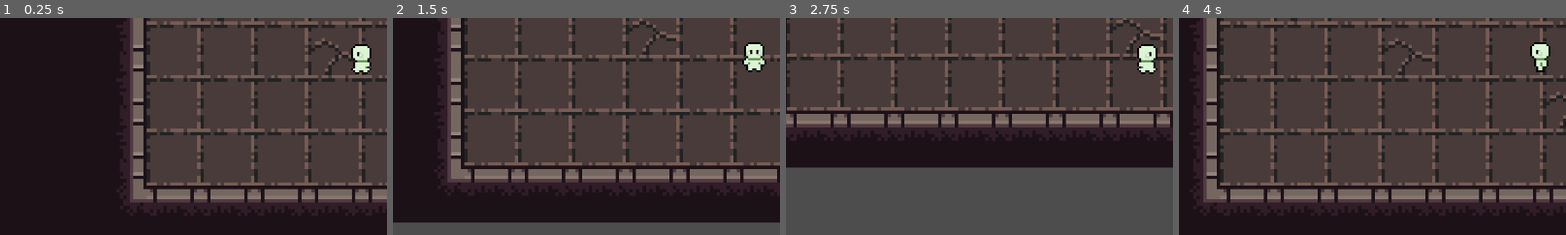
Above: before the commit, frames 1-4 (left to right).
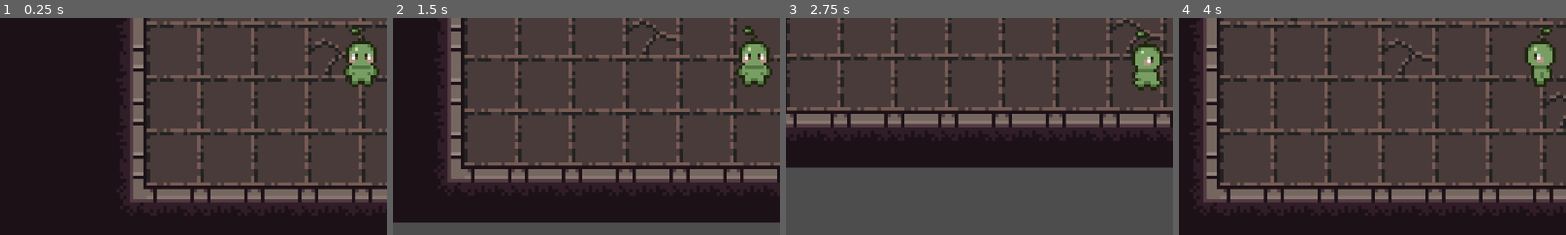
Above: after the commit, the same moments.

Repository: ztacio/ELO
Game: Godot game, scene res://scenes/stage.tscn
Same seed, same stepped clock (60 frames per second), same inputs: the game is played once before the commit and once after it.
Inputs:
- Up to frame 1 (0.25 s): no input
- Up to frame 2 (1.5 s): tap Enter at 0.5 s; hold D (move_right) 0.53-1.28 s; hold S (move_down) from 1.28 s (still down)
- Up to frame 3 (2.75 s): release S (move_down) at 2.03 s; hold D (move_right) from 2.03 s (still down)
- Up to frame 4 (4 s): release D (move_right) at 2.78 s; hold W (move_up) 2.78-3.53 s; hold A (move_left) from 3.53 s (still down)
The pictures show only the part of the screen within x 3-53%, y 41-91%; the shares and areas given below are measured in that part.

The runs differ from the first frame. In frame 1, 1.5% of the frame differs, in the area x 88-98%, y 4-32%; in frame 2, 1.6%, in the area x 88-98%, y 3-32%; in frame 3, 1.5%; in frame 4, 1.3%.

Commit message:
Added elo frames in game

Diff:
--- a/scenes/player.tscn
+++ b/scenes/player.tscn
@@ -1,90 +1,87 @@
-[gd_scene load_steps=22 format=3 uid="uid://dyeve2eak7pwa"]
+[gd_scene format=3 uid="uid://dyeve2eak7pwa"]
 
-[ext_resource type="Texture2D" uid="uid://ujm77gfipql6" path="res://resources/elo.png" id="1_3vyb7"]
 [ext_resource type="Script" uid="uid://bfw0n3601tl24" path="res://scripts/player.gd" id="1_g2els"]
-
-[sub_resource type="AtlasTexture" id="AtlasTexture_g2els"]
-atlas = ExtResource("1_3vyb7")
-region = Rect2(0, 64, 16, 16)
+[ext_resource type="Texture2D" uid="uid://bps8eg1lou74l" path="res://resources/Improved Elo Character Framesheet.png" id="2_g2els"]
 
 [sub_resource type="AtlasTexture" id="AtlasTexture_qhqgy"]
-atlas = ExtResource("1_3vyb7")
-region = Rect2(0, 0, 16, 16)
+atlas = ExtResource("2_g2els")
+region = Rect2(0, 0, 84, 84)
 
 [sub_resource type="AtlasTexture" id="AtlasTexture_dqkch"]
-atlas = ExtResource("1_3vyb7")
-region = Rect2(16, 0, 16, 16)
+atlas = ExtResource("2_g2els")
+region = Rect2(0, 0, 84, 84)
 
 [sub_resource type="AtlasTexture" id="AtlasTexture_qlg0r"]
-atlas = ExtResource("1_3vyb7")
-region = Rect2(32, 0, 16, 16)
+atlas = ExtResource("2_g2els")
+region = Rect2(84, 0, 84, 84)
 
 [sub_resource type="AtlasTexture" id="AtlasTexture_tuyoq"]
-atlas = ExtResource("1_3vyb7")
-region = Rect2(48, 0, 16, 16)
+atlas = ExtResource("2_g2els")
+region = Rect2(168, 0, 84, 84)
 
 [sub_resource type="AtlasTexture" id="AtlasTexture_fjrip"]
-atlas = ExtResource("1_3vyb7")
-region = Rect2(0, 48, 16, 16)
+atlas = ExtResource("2_g2els")
+region = Rect2(252, 0, 84, 84)
 
 [sub_resource type="AtlasTexture" id="AtlasTexture_smehm"]
-atlas = ExtResource("1_3vyb7")
-region = Rect2(16, 48, 16, 16)
+atlas = ExtResource("2_g2els")
+region = Rect2(0, 252, 84, 84)
 
 [sub_resource type="AtlasTexture" id="AtlasTexture_ur7pv"]
-atlas = ExtResource("1_3vyb7")
-region = Rect2(32, 48, 16, 16)
+atlas = ExtResource("2_g2els")
+region = Rect2(84, 252, 84, 84)
 
 [sub_resource type="AtlasTexture" id="AtlasTexture_y4r1p"]
-atlas = ExtResource("1_3vyb7")
-region = Rect2(48, 48, 16, 16)
+atlas = ExtResource("2_g2els")
+region = Rect2(168, 252, 84, 84)
 
 [sub_resource type="AtlasTexture" id="AtlasTexture_d2wvv"]
-atlas = ExtResource("1_3vyb7")
-region = Rect2(0, 32, 16, 16)
+atlas = ExtResource("2_g2els")
+region = Rect2(252, 252, 84, 84)
 
 [sub_resource type="AtlasTexture" id="AtlasTexture_3v2ag"]
-atlas = ExtResource("1_3vyb7")
-region = Rect2(16, 32, 16, 16)
+atlas = ExtResource("2_g2els")
+region = Rect2(0, 168, 84, 84)
 
 [sub_resource type="AtlasTexture" id="AtlasTexture_jej6c"]
-atlas = ExtResource("1_3vyb7")
-region = Rect2(32, 32, 16, 16)
+atlas = ExtResource("2_g2els")
+region = Rect2(84, 168, 84, 84)
 
 [sub_resource type="AtlasTexture" id="AtlasTexture_f1ej7"]
-atlas = ExtResource("1_3vyb7")
-region = Rect2(48, 32, 16, 16)
+atlas = ExtResource("2_g2els")
+region = Rect2(168, 168, 84, 84)
 
 [sub_resource type="AtlasTexture" id="AtlasTexture_oprun"]
-atlas = ExtResource("1_3vyb7")
-region = Rect2(0, 16, 16, 16)
+atlas = ExtResource("2_g2els")
+region = Rect2(252, 168, 84, 84)
 
 [sub_resource type="AtlasTexture" id="AtlasTexture_a8ls1"]
-atlas = ExtResource("1_3vyb7")
-region = Rect2(16, 16, 16, 16)
+atlas = ExtResource("2_g2els")
+region = Rect2(0, 84, 84, 84)
 
 [sub_resource type="AtlasTexture" id="AtlasTexture_qfm1y"]
-atlas = ExtResource("1_3vyb7")
-region = Rect2(32, 16, 16, 16)
+atlas = ExtResource("2_g2els")
+region = Rect2(84, 84, 84, 84)
 
 [sub_resource type="AtlasTexture" id="AtlasTexture_fulsm"]
-atlas = ExtResource("1_3vyb7")
-region = Rect2(48, 16, 16, 16)
+atlas = ExtResource("2_g2els")
+region = Rect2(168, 84, 84, 84)
+
+[sub_resource type="AtlasTexture" id="AtlasTexture_4r5pv"]
+atlas = ExtResource("2_g2els")
+region = Rect2(252, 84, 84, 84)
 
 [sub_resource type="SpriteFrames" id="SpriteFrames_4r5pv"]
 animations = [{
 "frames": [{
 "duration": 1.0,
-"texture": SubResource("AtlasTexture_g2els")
+"texture": SubResource("AtlasTexture_qhqgy")
 }],
 "loop": true,
 "name": &"idle",
 "speed": 5.0
 }, {
 "frames": [{
-"duration": 1.0,
-"texture": SubResource("AtlasTexture_qhqgy")
-}, {
 "duration": 1.0,
 "texture": SubResource("AtlasTexture_dqkch")
 }, {
@@ -93,15 +90,15 @@
 }, {
 "duration": 1.0,
 "texture": SubResource("AtlasTexture_tuyoq")
+}, {
+"duration": 1.0,
+"texture": SubResource("AtlasTexture_fjrip")
 }],
 "loop": true,
 "name": &"move_down",
 "speed": 5.0
 }, {
 "frames": [{
-"duration": 1.0,
-"texture": SubResource("AtlasTexture_fjrip")
-}, {
 "duration": 1.0,
 "texture": SubResource("AtlasTexture_smehm")
 }, {
@@ -110,15 +107,15 @@
 }, {
 "duration": 1.0,
 "texture": SubResource("AtlasTexture_y4r1p")
+}, {
+"duration": 1.0,
+"texture": SubResource("AtlasTexture_d2wvv")
 }],
 "loop": true,
 "name": &"move_left",
 "speed": 5.0
 }, {
 "frames": [{
-"duration": 1.0,
-"texture": SubResource("AtlasTexture_d2wvv")
-}, {
 "duration": 1.0,
 "texture": SubResource("AtlasTexture_3v2ag")
 }, {
@@ -127,15 +124,15 @@
 }, {
 "duration": 1.0,
 "texture": SubResource("AtlasTexture_f1ej7")
+}, {
+"duration": 1.0,
+"texture": SubResource("AtlasTexture_oprun")
 }],
 "loop": true,
 "name": &"move_right",
 "speed": 5.0
 }, {
 "frames": [{
-"duration": 1.0,
-"texture": SubResource("AtlasTexture_oprun")
-}, {
 "duration": 1.0,
 "texture": SubResource("AtlasTexture_a8ls1")
 }, {
@@ -144,6 +141,9 @@
 }, {
 "duration": 1.0,
 "texture": SubResource("AtlasTexture_fulsm")
+}, {
+"duration": 1.0,
+"texture": SubResource("AtlasTexture_4r5pv")
 }],
 "loop": true,
 "name": &"move_up",
@@ -153,16 +153,19 @@
 [sub_resource type="CircleShape2D" id="CircleShape2D_qhqgy"]
 radius = 6.0
 
-[node name="player" type="CharacterBody2D"]
+[node name="player" type="CharacterBody2D" unique_id=1263031042]
 scale = Vector2(3, 3)
 script = ExtResource("1_g2els")
 
-[node name="AnimatedSprite2D" type="AnimatedSprite2D" parent="."]
+[node name="AnimatedSprite2D" type="AnimatedSprite2D" parent="." unique_id=987878480]
+position = Vector2(0, -4.7683716e-07)
+scale = Vector2(0.37698415, 0.38095236)
 sprite_frames = SubResource("SpriteFrames_4r5pv")
-animation = &"move_down"
+animation = &"move_up"
+frame_progress = 0.43908066
 
-[node name="CollisionShape2D" type="CollisionShape2D" parent="."]
+[node name="CollisionShape2D" type="CollisionShape2D" parent="." unique_id=1829490480]
 position = Vector2(0, 2)
 shape = SubResource("CircleShape2D_qhqgy")
 
-[node name="Camera2D" type="Camera2D" parent="."]
+[node name="Camera2D" type="Camera2D" parent="." unique_id=69449003]
Binary file added: resources/Improved Elo Character Framesheet.png
Not shown, added: resources/Improved Elo Character Framesheet.png.import
